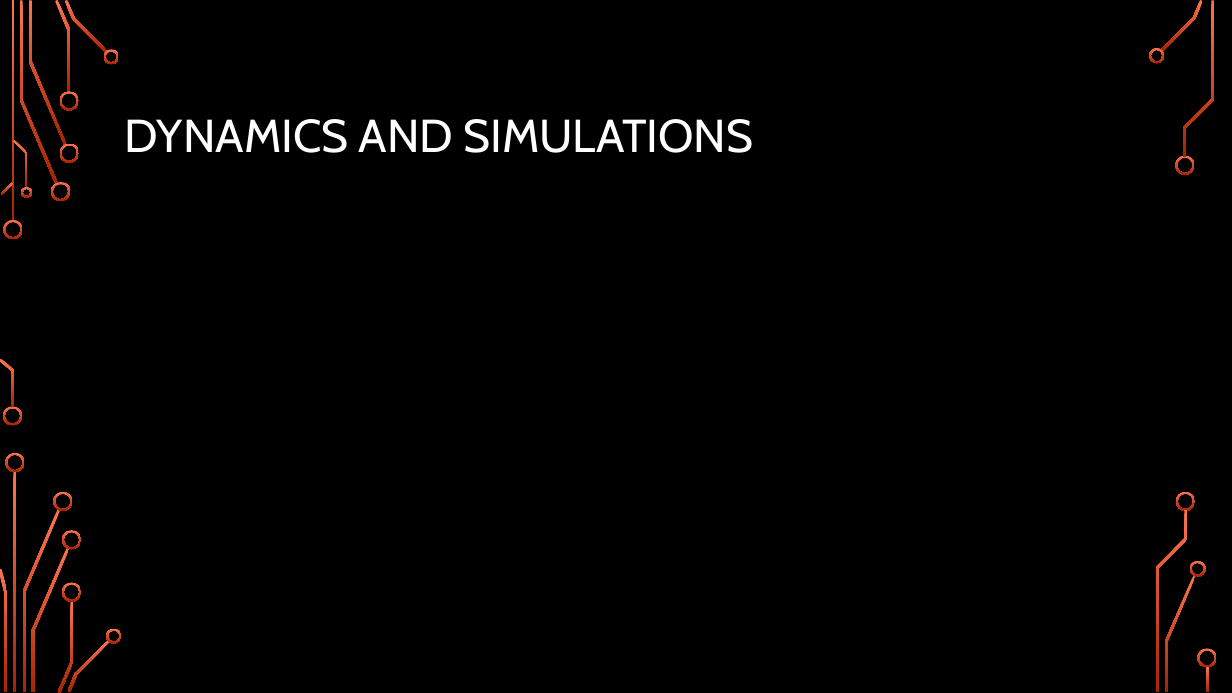
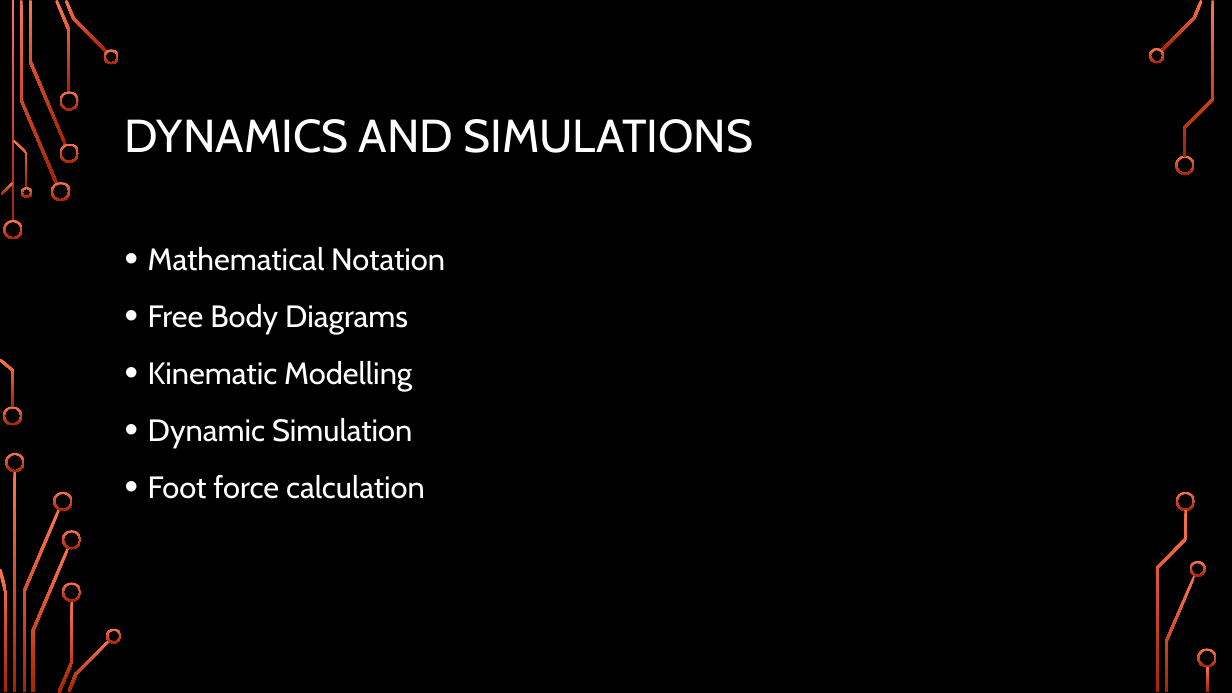
Before and after one commit to Logiant/AgileRoboticControls, a slide deck: slide 5 of Documentation/Presentation/Design Presentation/Design Presentation.pptx (slide 3 before the commit). Drawn at 1232x693 pixels with LibreOffice and Linux fonts; fonts in the diff are those of the drawing; background and template pictures are left out. Boxes give left, top, right and bottom in pixels: in the first picture for what was removed or moved away, otherwise in the second. Text is boxed around its words. In the diff, an @@ line names an element or a change of style, - is before the commit and + after.

Commit message:
Updated dynamics section of ppt

```diff
--- a/Documentation/Presentation/Design Presentation/Design Presentation.pptx
+++ b/Documentation/Presentation/Design Presentation/Design Presentation.pptx
@@ text added at (148,247,445,499), 24 pt, text #FFFFFF @@
+• Mathematical Notation
+• Free Body Diagrams
+• Kinematic Modelling
+• Dynamic Simulation
+• Foot force calculation
```
Also in this commit, not shown: 3 other slides changed, 3 slides added, 1 slide removed.
